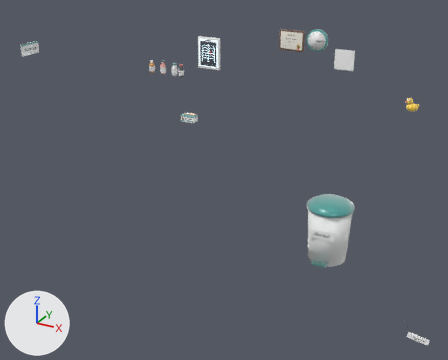
An edit to the glTF model prototype/drpatch-desk/models/eggs.glb, drawn before and after from the same camera.
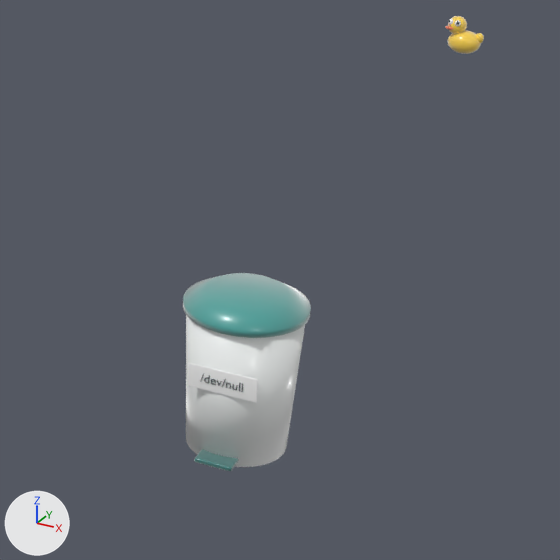
The first picture shows the older version from a 50 mm camera at (27.2, -51.5, 21.4) aimed at (0.3, -2.5, -3.1). The close-ups show the older and then the newer version on the part from 53% to 100% of the width and 25% to 84% of the height of that picture. Only the edits that show in the close-ups are written down. The axes (+X, +Y, +Z) are drawn at lower left. The lights are the same throughout. Where no turn or scale is listed for an object, it has been applied to the vertices.

Names of what the first close-up shows: 'bin_body', 'bin_label', 'bin_lid' and 5 more.
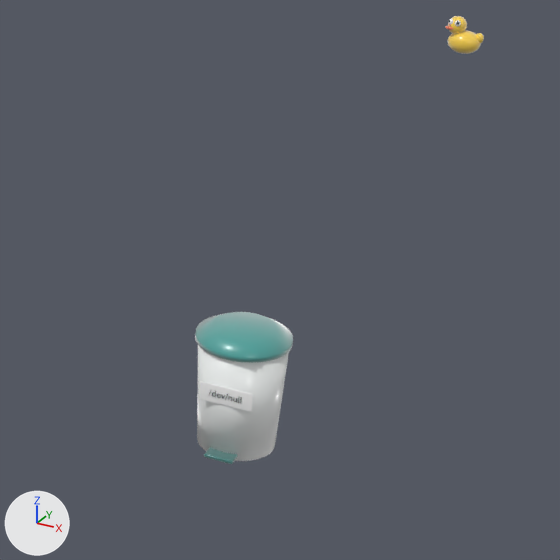
ob_bin_scale is not drawn itself; it is the parent of ob_bin_body, ob_bin_label, ob_bin_lid, ob_bin_pedal, ob_bin_text.

Pixel boxes (x1, y1, x2, y2) of what changed, in the close-ups (560 x 560 px):
'bin_body', rescaled (22% narrower, 24% shorter): before (186, 315, 305, 467); after (197, 345, 289, 461)
'bin_lid', rescaled (23% narrower, 21% shorter): before (183, 273, 311, 338); after (195, 312, 293, 363)
'bin_label', rescaled (24% narrower, 22% shorter): before (187, 363, 258, 403); after (199, 381, 253, 412)
'bin_pedal', rescaled (24% narrower, 22% shorter): before (194, 449, 239, 471); after (204, 447, 238, 464)
'bin_text', rescaled: before (200, 374, 243, 392); after (209, 391, 242, 403)

The change, as a list of edits to the scene's bpy script:
```text
Change ob_bin_scale:
    ob_bin_scale.scale: (2.2, 2.2, 2.2) -> (1.7, 1.7, 1.7)
```
